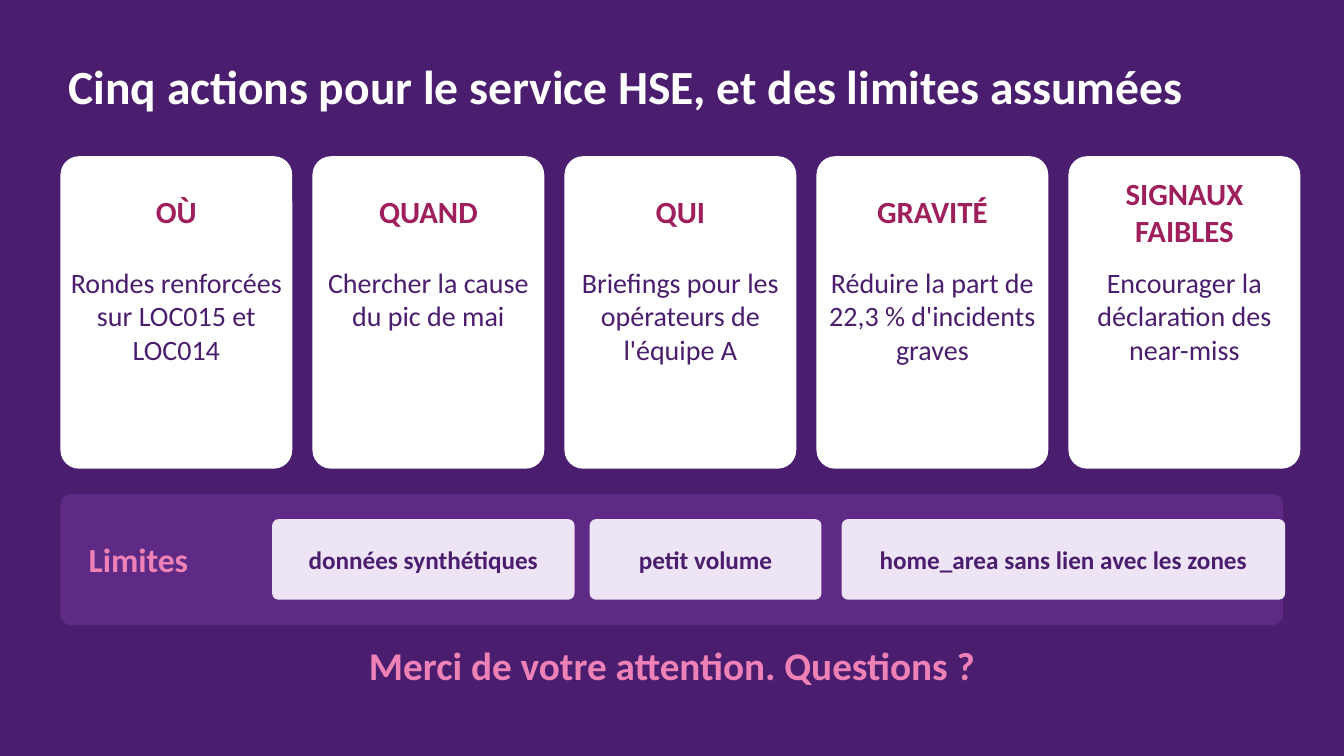
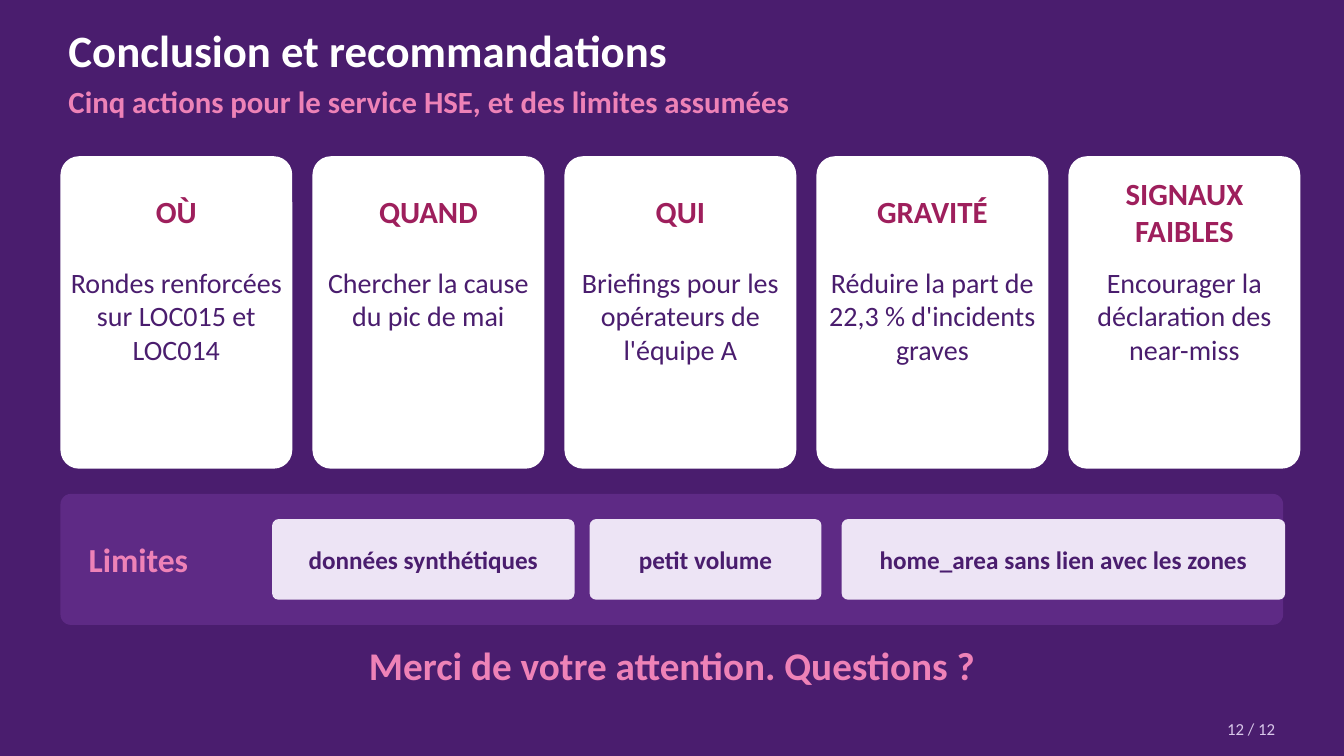
Before and after one commit to fatouu50/Port-Safety-Incident-Analytics-M2-IAMD-Gestion-des-Donn-es-Massives-, a slide deck: slide 12 of 09_PRESENTATION/presentation_projet11.pptx. Drawn at 1344x756 pixels with LibreOffice and Linux fonts; fonts in the diff are those of the drawing. Boxes give left, top, right and bottom in pixels: in the first picture for what was removed or moved away, otherwise in the second. Text is boxed around its words. In the diff, an @@ line names an element or a change of style, - is before the commit and + after.

Commit message:
09_PRESENTATION : sous-titres en framboise sur les slides à fond clair (rose clair conservé sur la slide 12), .pptx et PDF régénérés

```diff
--- a/09_PRESENTATION/presentation_projet11.pptx
+++ b/09_PRESENTATION/presentation_projet11.pptx
@@ text added at <box>68,35,667,68</box>, 32 pt, text #FFFFFF, bold @@
+Conclusion et recommandations
@@ text "Cinq actions pour le service ...": place and size @@
-text "Cinq actions pour le service ..." at <box>68,70,1182,112</box>
+text "Cinq actions pour le service ..." at <box>68,91,788,118</box>
@@ text "Cinq actions pour le service ..." at <box>68,91,788,118</box>: size 34 to 22 pt, text colour #FFFFFF to #EE82B7 @@
@@ text added at <box>1227,724,1275,735</box>, 12 pt, text #D9C8EA @@
+12 / 12
```
Also in this commit, not shown: 10 other slides changed, 2 other files.
